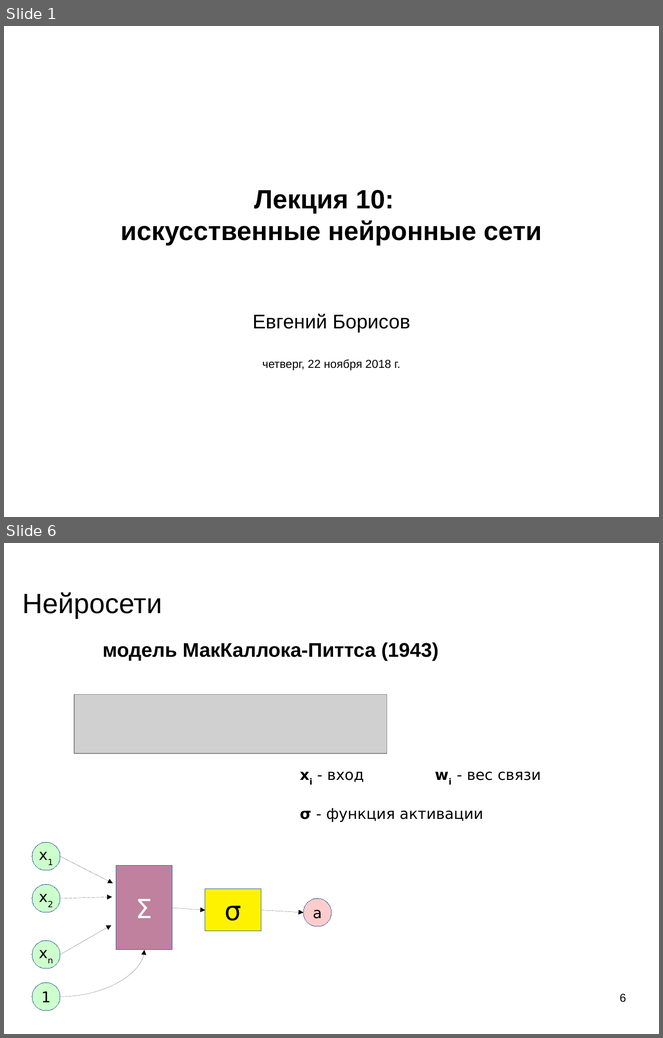
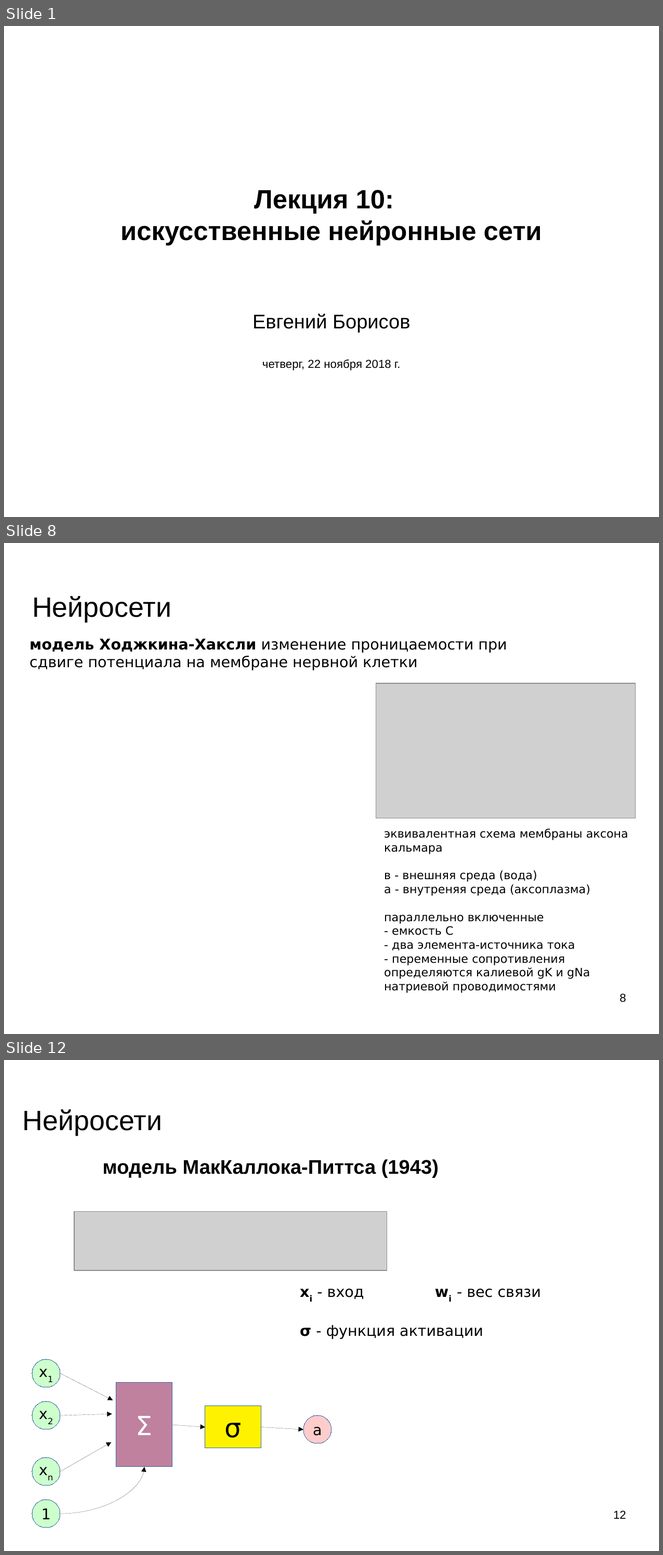
Before and after one commit to mechanoid5/ml_lectorium_legacy, a slide deck: 10-ann.odp. Shown one above the other, each under a label of ours: slides 1 and 6 before the commit, slides 1, 8 and 12 after it; the slides between them are not shown. The pictures are 663x1038 and 663x1555 pixels, drawn with LibreOffice and Linux fonts; fonts in the diff are those of the drawing; grey boxes stand for pictures; background and template pictures are left out. Boxes give left, top, right and bottom in pixels: in the first picture for what was removed or moved away, otherwise in the second. Text is boxed around its words. In the diff, an @@ line names an element or a change of style, - is before the commit and + after.

```diff
--- a/10-ann.odp
+++ b/10-ann.odp
@@ slide 8 added at [4, 543, 659, 1034], background picture (left out) @@
@@ title added at [32, 596, 171, 622], 33.9 pt, text #000000 @@
+Нейросети
@@ text added at [29, 639, 507, 670], 18 pt, text #000000 @@
+модель Ходжкина-Хаксли изменение проницаемости при сдвиге потенциала на мембране нервной клетки
@@ picture added at [376, 683, 636, 818] @@
@@ text added at [384, 828, 629, 993], 14 pt, text #000000 @@
+эквивалентная схема мембраны аксона кальмара
+в - внешняя среда (вода)
+а - внутреняя среда (аксоплазма)
+параллельно включенные
+- емкость С
+- два элемента-источника тока
+- переменные сопротивления определяются калиевой gK и gNa натриевой проводимостями
@@ page number added at [620, 994, 626, 1003], 14 pt, text #000000 @@
+8
@@ what was slide 6 is now slide 12 @@
@@ page number at [613, 1511, 626, 1519]: text changed @@
-6
+12
```
Also in this commit, not shown: 2 slides changed, 7 other slides added, 2 slides removed, 6 other files.
